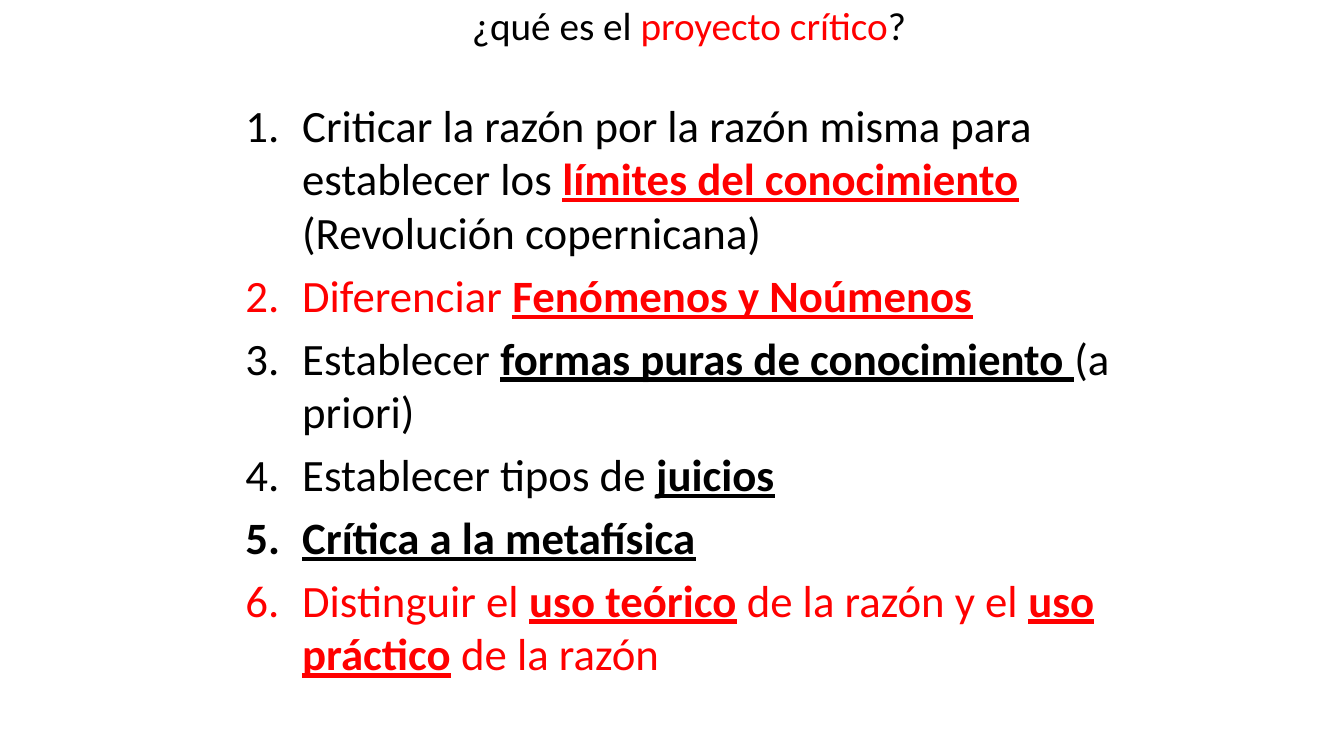
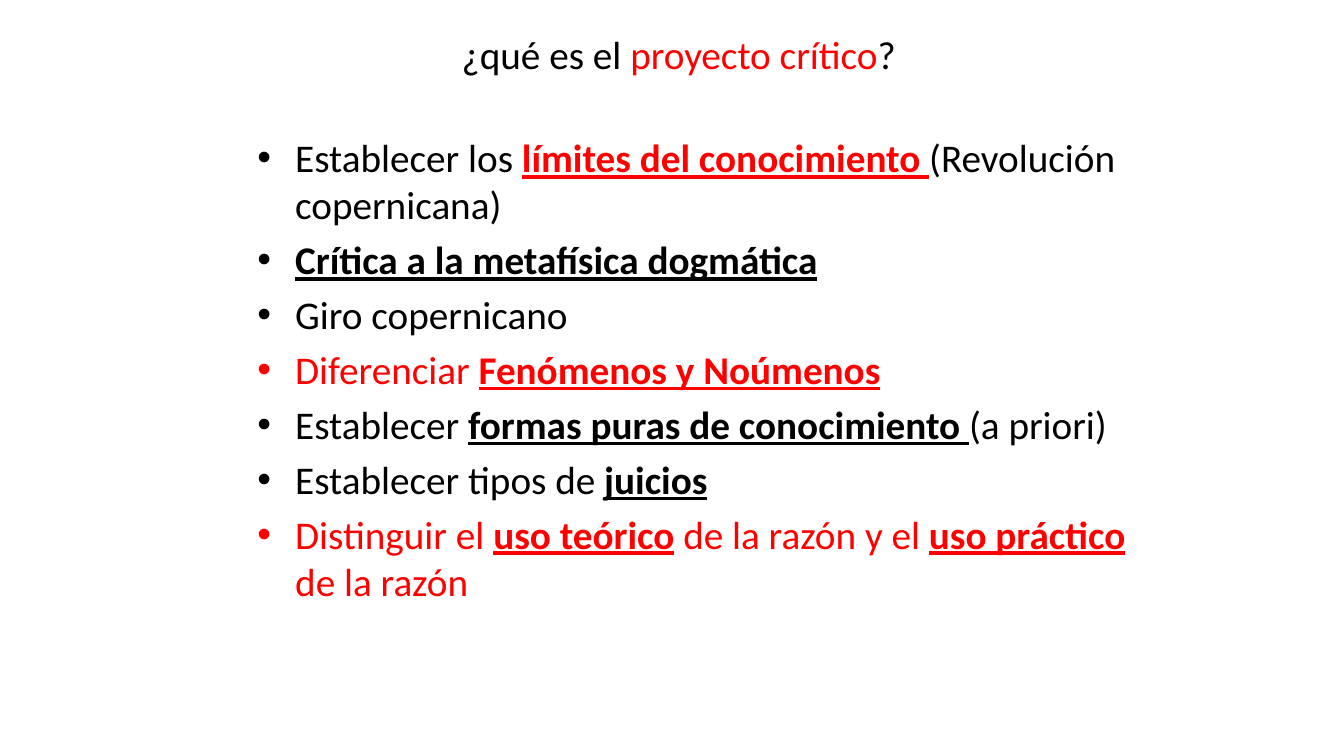
Before and after one commit to zaboltar/zaboltar.github.io, a slide deck: slide 5 of assets uarm/2024 1/metodosInvestigacion/expo tesis 2024.pptx. Drawn at 1344x756 pixels with LibreOffice and Linux fonts; fonts in the diff are those of the drawing. Boxes give left, top, right and bottom in pixels: in the first picture for what was removed or moved away, otherwise in the second. Text is boxed around its words. In the diff, an @@ line names an element or a change of style, - is before the commit and + after.

```diff
--- a/assets uarm/2024 1/metodosInvestigacion/expo tesis 2024.pptx
+++ b/assets uarm/2024 1/metodosInvestigacion/expo tesis 2024.pptx
@@ text "¿qué es el proyecto crítico?": place and size @@
-text "¿qué es el proyecto crítico?" at (472, 12, 906, 47)
+text "¿qué es el proyecto crítico?" at (462, 41, 896, 76)
@@ text "Establecer los límites del conocimiento ...": place and size @@
-text "Establecer los límites del conocimiento ..." at (302, 111, 1109, 678)
+text "Establecer los límites del conocimiento ..." at (295, 143, 1125, 597)
@@ text at (295, 143, 1115, 336): text changed; size 32 to 28 pt @@
-1. Criticar la razón por la razón misma para establecer los límites del conocimiento (Revolución copernicana)
+• Establecer los límites del conocimiento (Revolución copernicana)
+• Crítica a la metafísica dogmática
+• Giro copernicano
@@ text at (295, 357, 1125, 597): size 32 to 28 pt in "Diferenciar Fenómenos y Noúmenos", "Establecer formas puras de conocimiento (a priori)", "Establecer tipos de juicios", "Distinguir el uso teórico de la razón ..."; bullet 1. to • @@
@@ text at (302, 522, 695, 561): paragraph removed @@
-5. Crítica a la metafísica
```
Also in this commit, not shown: 3 other slides changed, 3 slides added, 7 other files.
